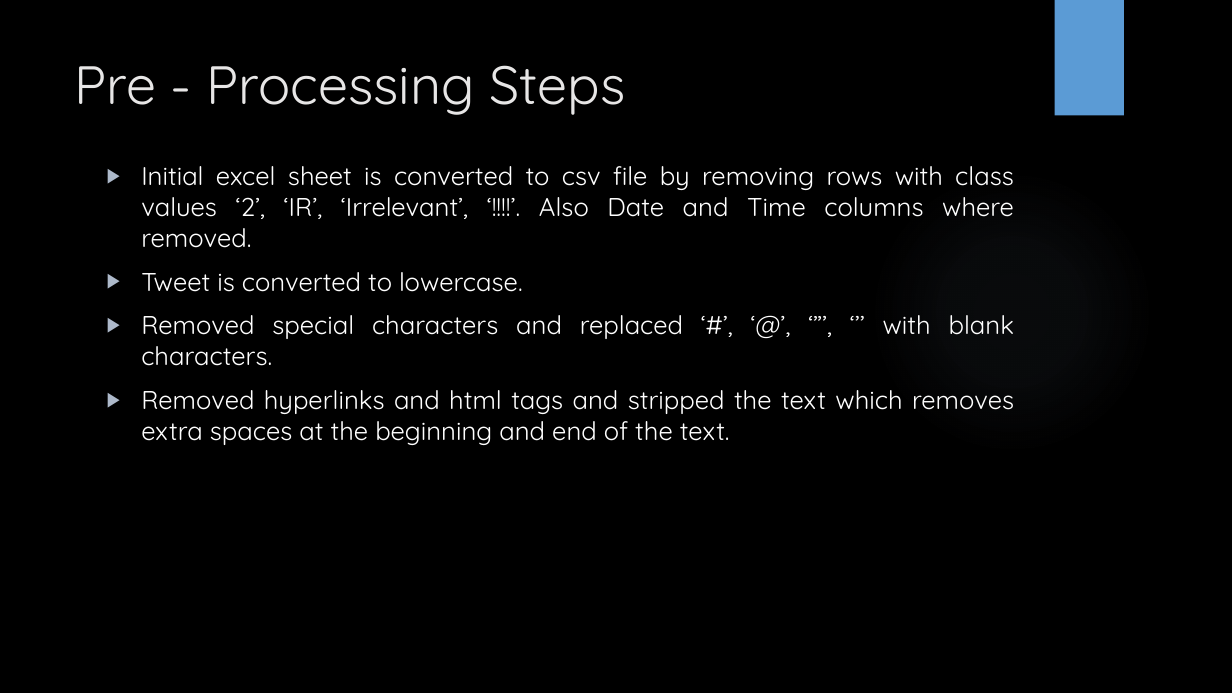
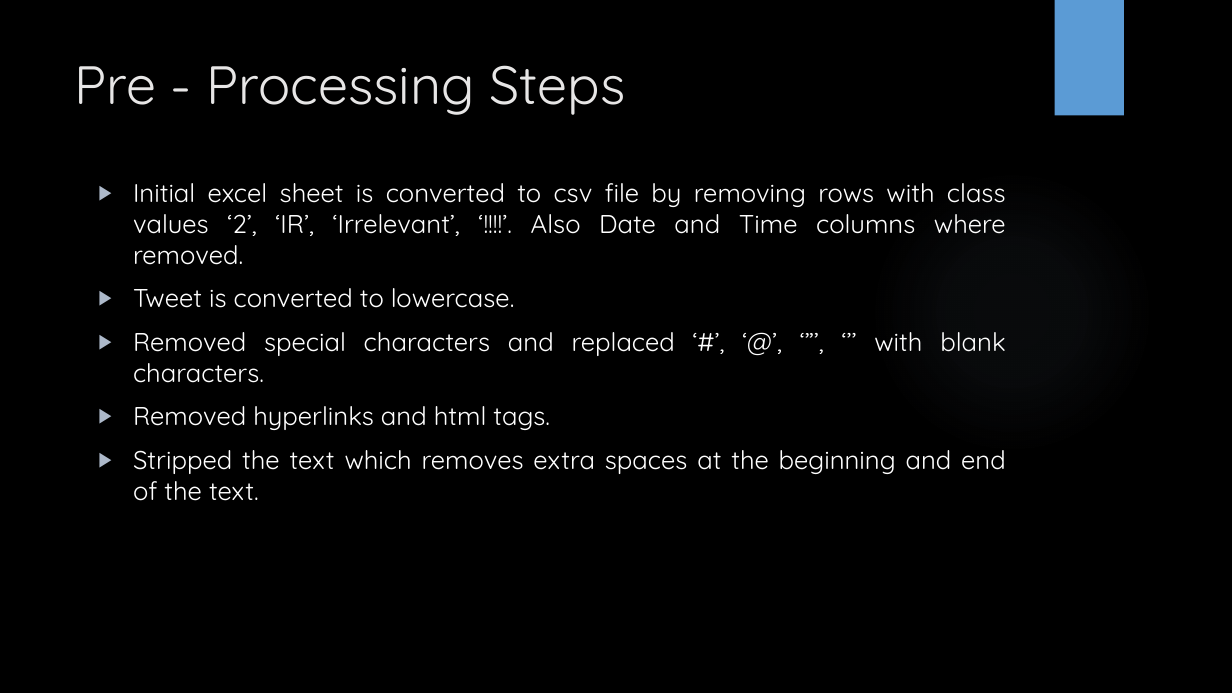
Before and after one commit to mkvalluri/cs583-project-2, a slide deck: slide 2 of docs/Presentation.pptx. Drawn at 1232x693 pixels with LibreOffice and Linux fonts; fonts in the diff are those of the drawing; background and template pictures are left out. Boxes give left, top, right and bottom in pixels: in the first picture for what was removed or moved away, otherwise in the second. Text is boxed around its words. In the diff, an @@ line names an element or a change of style, - is before the commit and + after.

Commit message:
Changes ppt and excel

```diff
--- a/docs/Presentation.pptx
+++ b/docs/Presentation.pptx
@@ text "Initial excel sheet is converted ...": place and size @@
-text "Initial excel sheet is converted ..." at bbox=[141, 166, 1014, 445]
+text "Initial excel sheet is converted ..." at bbox=[133, 183, 1006, 501]
@@ text at bbox=[133, 406, 1006, 501]: text changed @@
-▶ Removed hyperlinks and html tags and stripped the text which removes extra spaces at the beginning and end of the text.
+▶ Removed hyperlinks and html tags.
+▶ Stripped the text which removes extra spaces at the beginning and end of the text.
```
Also in this commit, not shown: 2 other slides changed, 1 other file.
